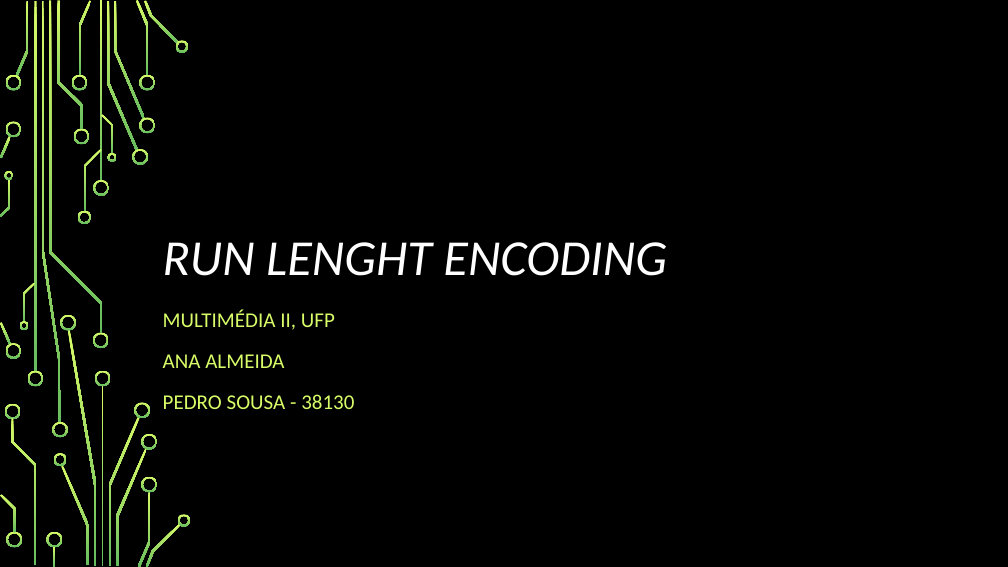
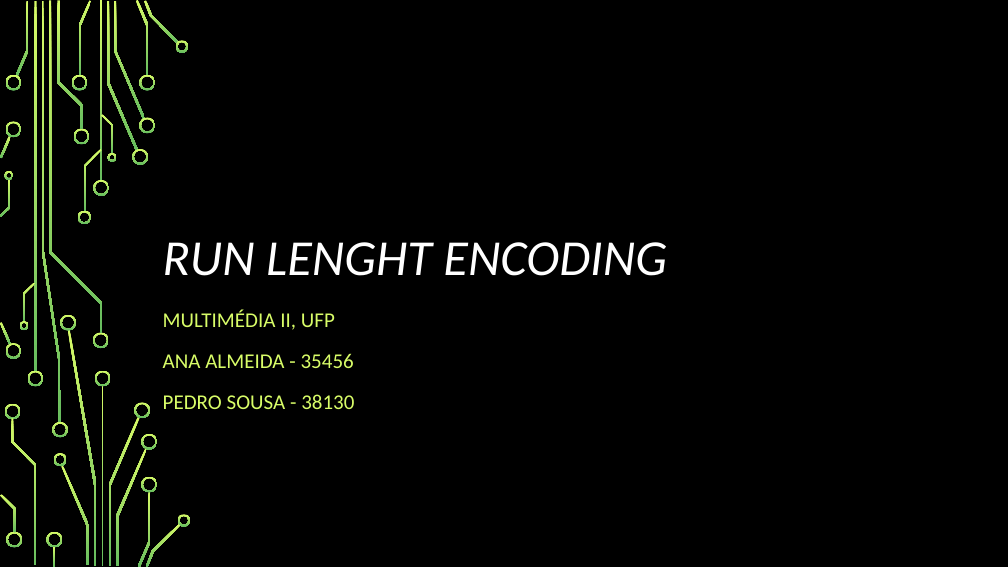
Before and after one commit to ritalmeida/Multim-dia-2, a slide deck: slide 1 of Apresentacao.pptx. Drawn at 1008x567 pixels with LibreOffice and Linux fonts; fonts in the diff are those of the drawing; background and template pictures are left out. Boxes give left, top, right and bottom in pixels: in the first picture for what was removed or moved away, otherwise in the second. Text is boxed around its words. In the diff, an @@ line names an element or a change of style, - is before the commit and + after.

```diff
--- a/Apresentacao.pptx
+++ b/Apresentacao.pptx
@@ subtitle at (x1=163, y1=353, x2=354, y2=368): text changed @@
-ANA ALMEIDA
+ANA ALMEIDA - 35456
```
Also in this commit, not shown: 1 other file.
